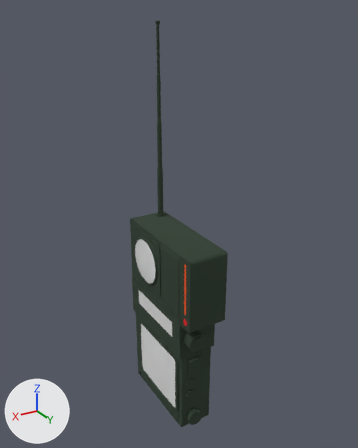
The glTF model assets/models/viewmodels/radio/radio.glb, before and after one commit.
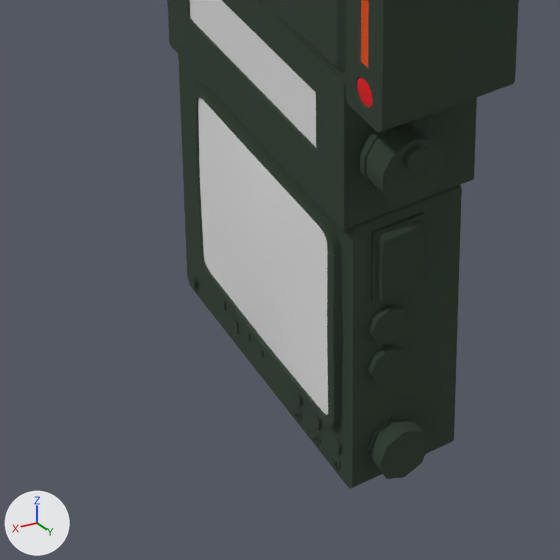
There are two pictures of each version: one whole from a camera (50 mm lens) standing at (2.0, 3.43, 3.16) and looking at (-0.03, 0.04, 1.47), one close up on the part from 25% to 66% of the width and 67% to 100% of the height. The axes (+X, +Y, +Z) are drawn at lower left. The lights are the same throughout. Vertices at the same position are counted once.

The first close-up shows 'radio'.
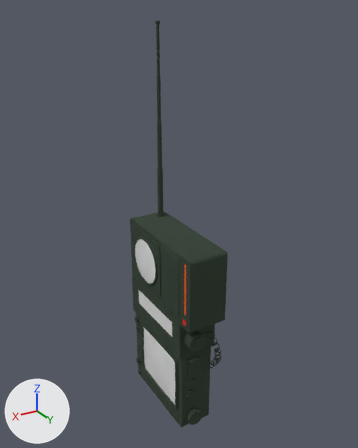
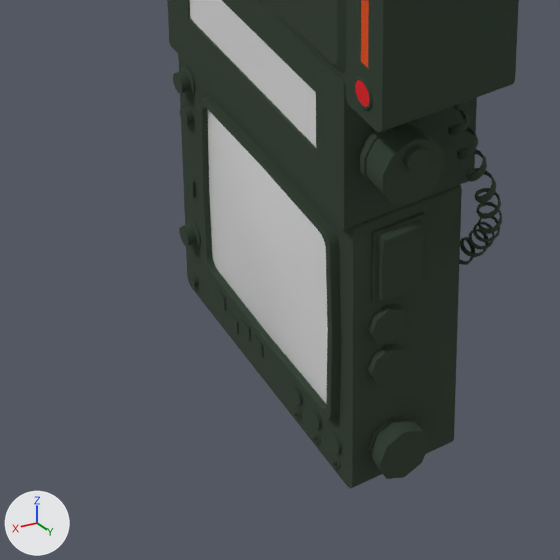
The newer file is also rescaled (x0.1) as a whole; pictures and numbers use the older file's frame.

The change, as a list of edits to the scene's bpy script:
```text
Change me_cube_006:
    used by ob_radio; location = (-0.1, -0.35, 1.452)
    remove me_cube_006.from_pydata(...)  # 1125 vertices, 1872 faces; spans x -0.05..0.34, y -0.1..0.95, z -1.85..1.63
    add me_cube_006.from_pydata(...)  # 2299 vertices, 4120 faces; spans x -0.11..0.33, y -0.1..0.95, z -1.85..1.63
    me_cube_006 part 1: the loose piece of 24 vertices spanning x 0.28..0.29, y -0.07..-0.03, z -1.82..-1.78 is copied, and the copy is moved by (0.0, 0.0, 0.55); it spans x 0.28..0.3, y -0.07..-0.02, z -1.27..-1.22
    me_cube_006 part 2: the loose piece of 8 vertices spanning x 0.28..0.29, y 0.1..0.14, z -1.77..-1.73 is copied, and the copy is moved by (0.0, -0.16, 0.27); it spans x 0.28..0.29, y -0.06..-0.02, z -1.5..-1.45
    me_cube_006 part 3: the loose piece of 84 vertices spanning x 0.28..0.32, y 0.0..0.75, z -1.71..-1.09 is rebuilt with 84 vertices and now spans x 0.28..0.31, y 0.06..0.74, z -1.68..-1.11
    me_cube_006 part 4: a new loose piece of 912 vertices spanning x -0.11..0.07, y 0.69..0.93, z -1.38..-0.78, in mat_radio_base (dark green #2d3d2e)
    me_cube_006 part 5: a new loose piece of 48 vertices spanning x 0.28..0.31, y -0.08..0.0, z -1.18..-1.1, in mat_radio_base (dark green #2d3d2e)
    me_cube_006 part 6: a new loose piece of 48 vertices spanning x 0.28..0.31, y -0.08..0.0, z -1.68..-1.6, in mat_radio_base (dark green #2d3d2e)
    me_cube_006 part 7: a new loose piece of 24 vertices spanning x 0.29..0.3, y 0.08..0.72, z -1.66..-1.12, in mat_radio_glass (white #e7e7e7)
    me_cube_006 part 8
    3 vertices are removed from x 0.03..0.34, y 0.03..0.88, z -0.63..0.41
    76 faces are deleted
    9 vertices move within x 0.3, y 0.85..0.9, z -0.66..-0.6
    53 vertices are added at x 0.03..0.33, y 0.02..0.91, z -0.67..0.41
    120 new faces join them, mat_radio_base (dark green #2d3d2e)
    46 new faces join them, mat_radio_glass (white #e7e7e7)
    10 new faces join them, mat_radio_power_light (red #e7000e)
```

Where the change shows, as pixel boxes (x1, y1, x2, y2) in the close-ups (560 x 560 px):
part 1 of me_cube_006, added
    after: (180, 106, 194, 125)
part 2 of me_cube_006, added
    after: (186, 174, 196, 197)
part 3 of me_cube_006, rebuilt
    before: (191, 86, 343, 426)
    after: (198, 95, 341, 418)
part 4 of me_cube_006, added
    after: (448, 109, 502, 265)
part 5 of me_cube_006, added
    after: (173, 65, 195, 95)
part 6 of me_cube_006, added
    after: (179, 219, 201, 247)
part 7 of me_cube_006, added
    after: (208, 110, 328, 403)
part 8 of me_cube_006, built on
    both: (346, 0, 383, 130)
